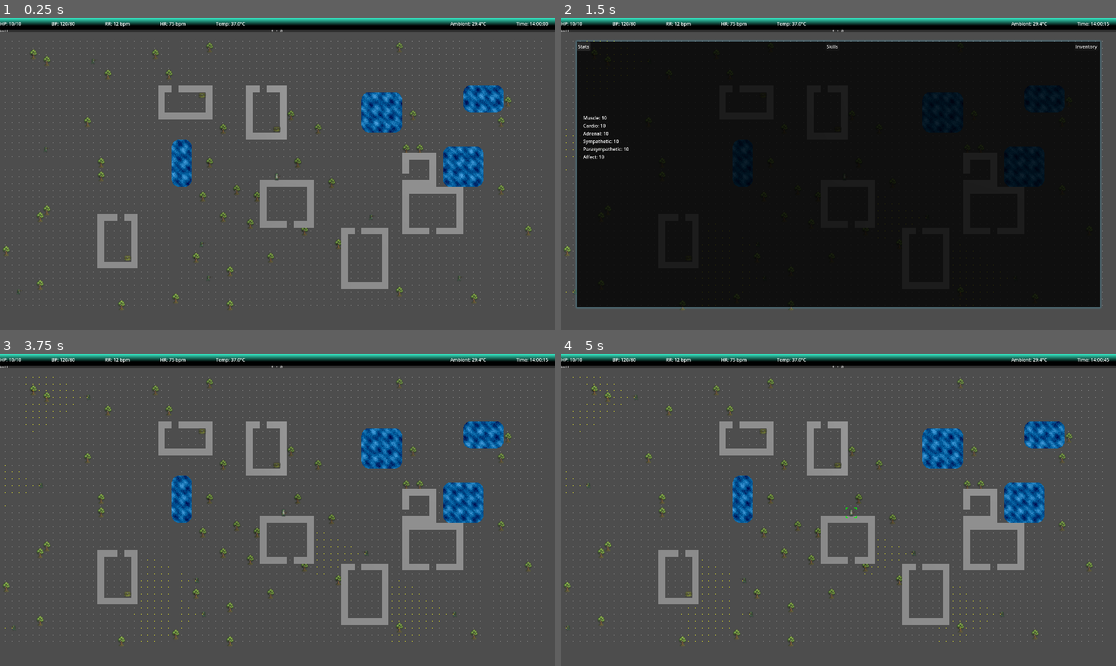
Above: before the commit, frames 1-4 (two rows, left to right).
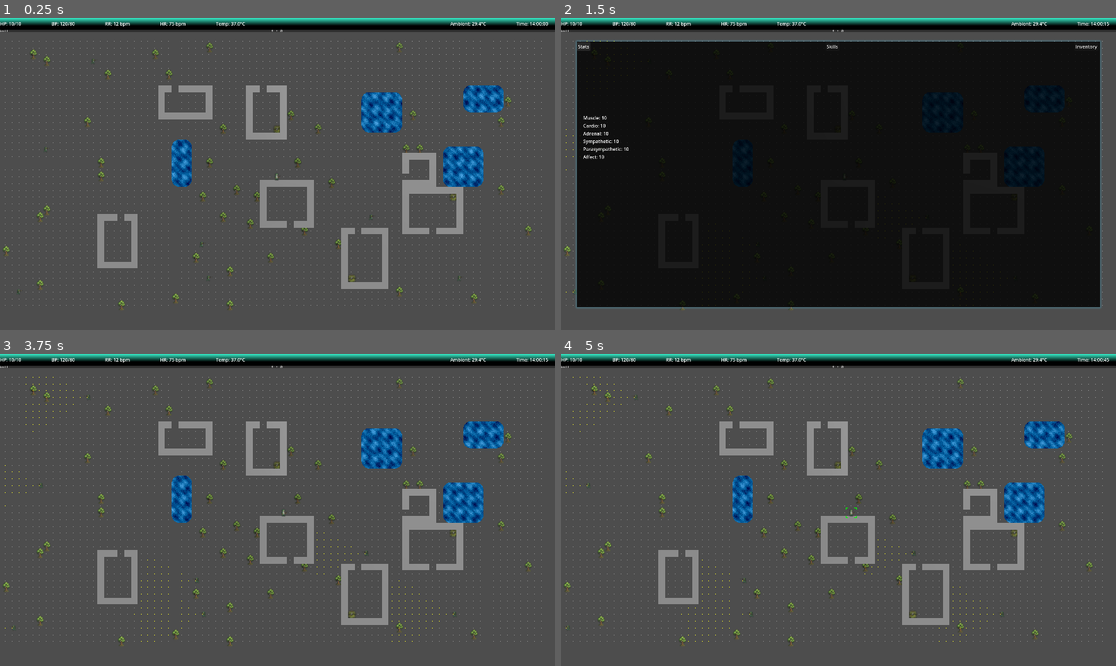
Above: after the commit, the same moments.

Repository: Bigfeta1/ASCIIRogueLike
Game: Godot game, scene res://scenes/main/main_scene.tscn
Same seed, same stepped clock (60 frames per second), same inputs: the game is played once before the commit and once after it.
Inputs (mouse positions are in pixels of both pictures, inside the frame that each line leads up to):
- Up to frame 1 (0.25 s): no input
- Up to frame 2 (1.5 s): tap Enter at 0.5 s; move the mouse to (960, 158) at 0.52 s; hold D 0.53-1.25 s; tap Tab at 0.6 s; click (960, 158) at 0.67 s; tap Space at 0.77 s; click "Stats" at 1.25 s
- Up to frame 3 (3.75 s): click "Skills" at 2 s; click "Inventory" at 2.75 s; tap Space at 3.5 s; move the mouse to (166, 525) at 3.52 s; hold S from 3.53 s (still down); tap I at 3.6 s
- Up to frame 4 (5 s): tap Space at 3.77 s; tap Enter at 4.25 s; move the mouse to (894, 441) at 4.27 s; release S at 4.28 s; hold D from 4.28 s (still down); tap E at 4.35 s

The runs differ from the first frame. In frame 1, less than 0.1% of the frame differs, in the area x 22-83%, y 24-85%; in frame 2, less than 0.1%; in frame 3, less than 0.1%; in frame 4, less than 0.1%.

Commit message:
better chests

Diff:
--- a/data/structures.json
+++ b/data/structures.json
@@ -1,4 +1,17 @@
 [
+	{
+		"id": "military_chest",
+		"name": "Military Chest",
+		"hp": 50,
+		"muscle": 20,
+		"description": "A military-issue storage chest. Might contain useful supplies.",
+		"sprite": "res://assets/images/world_items/chests/spr_chest1.png",
+		"sound_dampening": 0,
+		"blocks_vision": false,
+		"drops": [],
+		"contents": ["combat_knife", "field_bandage", "field_bandage"],
+		"actions": ["Open", "Take Chest"]
+	},
 	{
 		"id": "tree",
 		"name": "Oak Tree",
@@ -8,6 +21,7 @@
 		"sprite": "res://assets/images/tiles/spr_tree1.png",
 		"sound_dampening": 1,
 		"blocks_vision": true,
-		"drops": ["logs"]
+		"drops": ["logs"],
+		"actions": ["Chop"]
 	}
 ]
--- a/scenes/character/character.gd
+++ b/scenes/character/character.gd
@@ -22,6 +22,7 @@
 var display_name: String = ""
 var description: String = ""
 var drops: Array = []
+var structure_actions: Array = []
 
 # Component references — the single place to resolve siblings.
 # All other nodes access components through these rather than get_node() by name.
--- a/scenes/character/character_interaction.gd
+++ b/scenes/character/character_interaction.gd
@@ -63,7 +63,10 @@
 		_character.action_state = _character.ActionState.MOVEMENT
 		interaction_sub_state = InteractionSubState.NONE
 		_loot_modal.visible = false
-		_interact_cursor.deactivate())
+		_interact_cursor.deactivate()
+		for child in get_children():
+			if child.get_script() != null and child.get_script().resource_path.ends_with("chest_inventory_proxy.gd"):
+				child.queue_free())
 
 	_loot_modal.inspect_requested.connect(func(item_id: String) -> void:
 		_loot_inspect = true
@@ -342,7 +345,8 @@
 		if solid.character_type == solid.CharacterType.STRUCTURE:
 			var structure_actions: Array[String] = []
 			if not look_only:
-				structure_actions.append("Chop")
+				for a in solid.structure_actions:
+					structure_actions.append(a as String)
 			structure_actions.append("Inspect")
 			if pending_target == solid:
 				structure_actions.append("Unlock Target")
@@ -473,6 +477,34 @@
 				combat.bump_attack(structure_node.get_node("CharacterMovement").grid_pos)
 				combat._apply_damage(structure_node)
 		_character.movement.moved.emit()
+	elif action == "Take Chest":
+		var structure_node: Node = _selected_entity.get("node", null)
+		if structure_node != null:
+			var chest_inv: Node = structure_node.get_node("CharacterInventory")
+			var contents_weight: float = 0.0
+			for content_id in chest_inv.items:
+				contents_weight += ItemRegistry.get_item(content_id).get("weight", 0.0) as float
+			if _character.inventory.can_add(structure_node.structure_id, contents_weight) and _character.inventory.add_item(structure_node.structure_id):
+				var inv: Node = _character.inventory
+				var uid: int = inv.item_uids[inv.items.rfind(structure_node.structure_id)]
+				inv.chest_contents[uid] = chest_inv.items.duplicate()
+				var occupancy_map: Node = _grid_map.get_node("OccupancyMap")
+				occupancy_map.unregister_solid(structure_node.movement.grid_pos, structure_node)
+				structure_node.remove_from_group("structures")
+				structure_node.queue_free()
+		_fill_modal.visible = false
+		_character.action_state = _character.ActionState.MOVEMENT
+		interaction_sub_state = InteractionSubState.NONE
+		_interact_cursor.deactivate()
+		_character.movement.moved.emit()
+	elif action == "Open":
+		var structure_node: Node = _selected_entity.get("node", null)
+		if structure_node != null:
+			var target_inventories: Array[Node] = [structure_node.get_node("CharacterInventory")]
+			interaction_sub_state = InteractionSubState.LOOT
+			_fill_modal.visible = false
+			_loot_modal.open(target_inventories, _character.inventory)
+			_loot_modal.visible = true
 	elif action == "Loot":
 		var cursor_pos: Vector2i = _interact_cursor.get_grid_pos()
 		var target_inventories: Array[Node] = []
@@ -575,6 +607,22 @@
 	_interact_cursor.deactivate()
 
 
+func open_chest_contents(item_id: String, uid: int) -> void:
+	var contents: Array = _character.inventory.chest_contents.get(uid, [])
+	var proxy_script := load("res://scenes/items/chest_inventory_proxy.gd")
+	var proxy: Node = Node.new()
+	proxy.set_script(proxy_script)
+	proxy.init(_character.inventory, uid, contents)
+	add_child(proxy)
+	var target_inventories: Array[Node] = [proxy]
+	_loot_interrupted = true
+	_character_sheet.visible = false
+	_character.action_state = _character.ActionState.INTERACTION
+	interaction_sub_state = InteractionSubState.LOOT
+	_loot_modal.open(target_inventories, _character.inventory)
+	_loot_modal.visible = true
+
+
 func activate_drop_item(item_id: String) -> void:
 	_drop_item_id = item_id
 	_character_sheet.visible = false
@@ -587,18 +635,28 @@
 	if _drop_item_id == "":
 		return
 	var cursor_pos: Vector2i = _interact_cursor.get_grid_pos()
-	var item_data := ItemRegistry.get_item(_drop_item_id)
-	var world_item_scene := load("res://scenes/items/world_item.tscn")
-	var world_item: MeshInstance3D = world_item_scene.instantiate()
-	world_item.item_id = _drop_item_id
-	if item_data.has("sprite"):
-		var mat := StandardMaterial3D.new()
-		mat.transparency = BaseMaterial3D.TRANSPARENCY_ALPHA
-		mat.albedo_texture = load(item_data["sprite"])
-		world_item.material_override = mat
-	_grid_map.add_child(world_item)
-	world_item.global_position = _grid_map.to_global(_grid_map.map_to_local(Vector3i(cursor_pos.x, 0, cursor_pos.y)))
-	_character.inventory.remove_item(_drop_item_id)
+	var inv: Node = _character.inventory
+	var item_idx: int = inv.items.rfind(_drop_item_id)
+	var uid: int = inv.item_uids[item_idx]
+	var saved_contents: Array = inv.chest_contents.get(uid, [])
+	var structure_configurator: Node = _grid_map.get_node_or_null("StructureConfigurator")
+	var is_structure: bool = inv.chest_contents.has(uid)
+	if is_structure and structure_configurator != null:
+		inv.remove_item(_drop_item_id)
+		structure_configurator.spawn_one(_drop_item_id, cursor_pos, -1, saved_contents)
+	else:
+		var item_data := ItemRegistry.get_item(_drop_item_id)
+		var world_item_scene := load("res://scenes/items/world_item.tscn")
+		var world_item: MeshInstance3D = world_item_scene.instantiate()
+		world_item.item_id = _drop_item_id
+		if item_data.has("sprite"):
+			var mat := StandardMaterial3D.new()
+			mat.transparency = BaseMaterial3D.TRANSPARENCY_ALPHA
+			mat.albedo_texture = load(item_data["sprite"])
+			world_item.material_override = mat
+		_grid_map.add_child(world_item)
+		world_item.global_position = _grid_map.to_global(_grid_map.map_to_local(Vector3i(cursor_pos.x, 0, cursor_pos.y)))
+		inv.remove_item(_drop_item_id)
 	_drop_item_id = ""
 	_character.action_state = _character.ActionState.MOVEMENT
 	interaction_sub_state = InteractionSubState.NONE
--- a/scenes/character/character_inventory.gd
+++ b/scenes/character/character_inventory.gd
@@ -20,6 +20,8 @@
 var container_contents: Dictionary = {}
 # Maps uid -> current durability for items with durability_max
 var item_durability: Dictionary = {}
+# Maps uid -> Array[String] of item ids for structure items (e.g. chests)
+var chest_contents: Dictionary = {}
 var _next_uid: int = 0
 var collapsed: Dictionary = {}
 
@@ -50,8 +52,8 @@
 
 func current_weight() -> float:
 	var total := 0.0
-	for id in items:
-		total += ItemRegistry.get_item(id).get("weight", 0.0) as float
+	for i in items.size():
+		total += _item_weight(i)
 	if _equipment != null:
 		for slot in _equipment.equipped:
 			var id: String = _equipment.equipped[slot]
@@ -59,9 +61,19 @@
 				total += ItemRegistry.get_item(id).get("weight", 0.0) as float
 	return total
 
-func can_add(id: String) -> bool:
+
+func _item_weight(index: int) -> float:
+	var id: String = items[index]
+	var base: float = ItemRegistry.get_item(id).get("weight", 0.0) as float
+	var uid: int = item_uids[index]
+	if chest_contents.has(uid):
+		for content_id in chest_contents[uid]:
+			base += ItemRegistry.get_item(content_id).get("weight", 0.0) as float
+	return base
+
+func can_add(id: String, extra_weight: float = 0.0) -> bool:
 	var weight: float = ItemRegistry.get_item(id).get("weight", 0.0)
-	return current_weight() + weight <= carry_capacity()
+	return current_weight() + weight + extra_weight <= carry_capacity()
 
 func add_item(id: String) -> bool:
 	if not can_add(id):
@@ -85,6 +97,7 @@
 	item_uids.remove_at(idx)
 	container_contents.erase(uid)
 	item_durability.erase(uid)
+	chest_contents.erase(uid)
 	_refresh_ui()
 	return true
 
@@ -161,7 +174,7 @@
 		for id in by_category[cat]:
 			var data := ItemRegistry.get_item(id)
 			var qty: int = counts[id]
-			var unit_weight: float = data.get("weight", 0.0) as float
+			var unit_weight: float = _item_weight(items.find(id))
 			var prefix := "%dx  " % qty if qty > 1 else ""
 			var fill_suffix := ""
 			if data.get("category", "") == "container":
--- /dev/null
+++ b/scenes/items/chest_inventory_proxy.gd
@@ -0,0 +1,25 @@
+extends Node
+
+# Lightweight inventory proxy for viewing/taking items from a carried chest.
+# Mirrors the interface loot_modal expects from a CharacterInventory node.
+# On remove_item, syncs back to the owning CharacterInventory's chest_contents.
+
+var items: Array[String] = []
+var _owner_inventory: Node
+var _owner_uid: int
+
+
+func init(owner_inventory: Node, owner_uid: int, contents: Array) -> void:
+	_owner_inventory = owner_inventory
+	_owner_uid = owner_uid
+	for id in contents:
+		items.append(id as String)
+
+
+func remove_item(id: String) -> bool:
+	var idx := items.find(id)
+	if idx == -1:
+		return false
+	items.remove_at(idx)
+	_owner_inventory.chest_contents[_owner_uid] = items.duplicate()
+	return true
--- a/scenes/main/character_sheet.gd
+++ b/scenes/main/character_sheet.gd
@@ -111,6 +111,11 @@
 			var idx: int = _inventory.items.find(item_id)
 			if idx != -1 and not _inventory.get_liquid(idx).is_empty():
 				actions.append("Drink")
+	var idx: int = _inventory.items.find(item_id)
+	if idx != -1:
+		var uid: int = _inventory.item_uids[idx]
+		if _inventory.chest_contents.has(uid):
+			actions.append("View Contents")
 	actions.append("Inspect")
 	actions.append("Drop")
 	return actions
@@ -244,6 +249,11 @@
 				damage_die
 			)
 			return
+		"View Contents":
+			var idx: int = _inventory.items.find(_active_item_id)
+			var uid: int = _inventory.item_uids[idx]
+			_inventory.get_parent().interaction.open_chest_contents(_active_item_id, uid)
+			return
 		"Drop":
 			_inventory.get_parent().interaction.activate_drop_item(_active_item_id)
 			return
--- a/scenes/main/loot_modal.gd
+++ b/scenes/main/loot_modal.gd
@@ -174,7 +174,8 @@
 	match action:
 		"Take":
 			if _player_inventory.add_item(id):
-				var is_corpse: bool = id == inv.get_parent().corpse_item_id
+				var parent: Node = inv.get_parent()
+				var is_corpse: bool = parent != null and parent.get("corpse_item_id") != null and id == parent.corpse_item_id
 				inv.remove_item(id)
 				if is_corpse:
 					_remove_corpse_from_world(inv)
--- a/scenes/map/item_configurator.gd
+++ b/scenes/map/item_configurator.gd
@@ -14,25 +14,6 @@
 			_apply_sprite(item, record["id"])
 			grid_map.add_child(item)
 			item.global_position = grid_map.to_global(grid_map.map_to_local(Vector3i(local_pos.x, 0, local_pos.y)))
-		return
-
-	var map_generator: Node = grid_map.get_node("MapGenerator")
-
-	for interior in map_generator.home_interiors:
-		if randf() < 0.5:
-			var cell: Vector2i = interior.pick_random()
-			var world_pos := grid_map.to_global(grid_map.map_to_local(Vector3i(cell.x, 0, cell.y)))
-			var item: MeshInstance3D = WORLD_ITEM_SCENE.instantiate()
-			item.item_id = "military_chest"
-			_apply_sprite(item, "military_chest")
-			grid_map.add_child(item)
-			item.global_position = world_pos
-
-	var item_nodes: Array = []
-	for child in grid_map.get_children():
-		if child is MeshInstance3D and child.get_script() != null:
-			item_nodes.append(child)
-	WorldState.save_zone_items(zone_id, item_nodes, grid_map)
 
 
 func _apply_sprite(item: MeshInstance3D, item_id: String) -> void:
--- a/scenes/map/map_generator.gd
+++ b/scenes/map/map_generator.gd
@@ -24,7 +24,7 @@
 		_rebuild_lake_data()
 		_apply_lake_shader()
 		for record in WorldState.load_zone_structures(zone_id):
-			_structure_configurator.spawn_one(record["id"], record["grid_pos"], record["hp"])
+			_structure_configurator.spawn_one(record["id"], record["grid_pos"], record["hp"], record.get("inventory", []))
 		return
 	grid_map.clear()
 	_lake_origins.clear()
@@ -37,6 +37,7 @@
 	for i in range(7):
 		create_home()
 	_structure_configurator.scatter_trees(_home_rects)
+	_structure_configurator.scatter_chests(home_interiors)
 	_apply_lake_shader()
 	WorldState.save_zone_tiles(zone_id, grid_map)
 	WorldState.save_zone_structures(zone_id, get_tree().get_nodes_in_group("structures"))
--- a/scenes/map/structure_configurator.gd
+++ b/scenes/map/structure_configurator.gd
@@ -19,7 +19,7 @@
 		_defs[record["id"]] = record
 
 
-func spawn_one(id: String, pos: Vector2i, hp_override: int = -1) -> Node:
+func spawn_one(id: String, pos: Vector2i, hp_override: int = -1, inventory_override: Array = []) -> Node:
 	var def: Dictionary = _defs.get(id, {})
 	if def.is_empty():
 		return null
@@ -33,6 +33,7 @@
 	entity.sound_dampening = def.get("sound_dampening", 0)
 	entity.blocks_vision = def.get("blocks_vision", false)
 	entity.drops = def.get("drops", [])
+	entity.structure_actions = def.get("actions", [])
 	main.add_child(entity)
 	entity.name = def.get("name", id)
 	entity.add_to_group("structures")
@@ -44,7 +45,18 @@
 	var levels := entity.get_node("CharacterLevels")
 	levels.muscle = def.get("muscle", 10)
 	entity.get_node("CharacterMovement").place(pos)
+	var inventory := entity.get_node("CharacterInventory")
+	var contents: Array = inventory_override if not inventory_override.is_empty() else def.get("contents", [])
+	for item_id in contents:
+		inventory.add_item(item_id)
 	return entity
+
+
+func scatter_chests(home_interiors: Array) -> void:
+	for interior in home_interiors:
+		if randf() < 0.5:
+			var cell: Vector2i = interior.pick_random()
+			spawn_one("military_chest", cell)
 
 
 func scatter_trees(home_rects: Array) -> void:
--- a/scripts/world_state.gd
+++ b/scripts/world_state.gd
@@ -94,10 +94,12 @@
 	var records: Array = []
 	for s in structure_nodes:
 		var vitals: Node = s.get_node_or_null("CharacterVitals")
+		var inv: Node = s.get_node_or_null("CharacterInventory")
 		records.append({
 			"id": s.structure_id,
 			"grid_pos": s.movement.grid_pos,
-			"hp": vitals.hp if vitals != null else 0
+			"hp": vitals.hp if vitals != null else 0,
+			"inventory": inv.items.duplicate() if inv != null else []
 		})
 	if not zones.has(zone_id):
 		zones[zone_id] = {"tiles": {}, "items": [], "structures": []}
Not shown, added: scenes/items/chest_inventory_proxy.gd.uid
